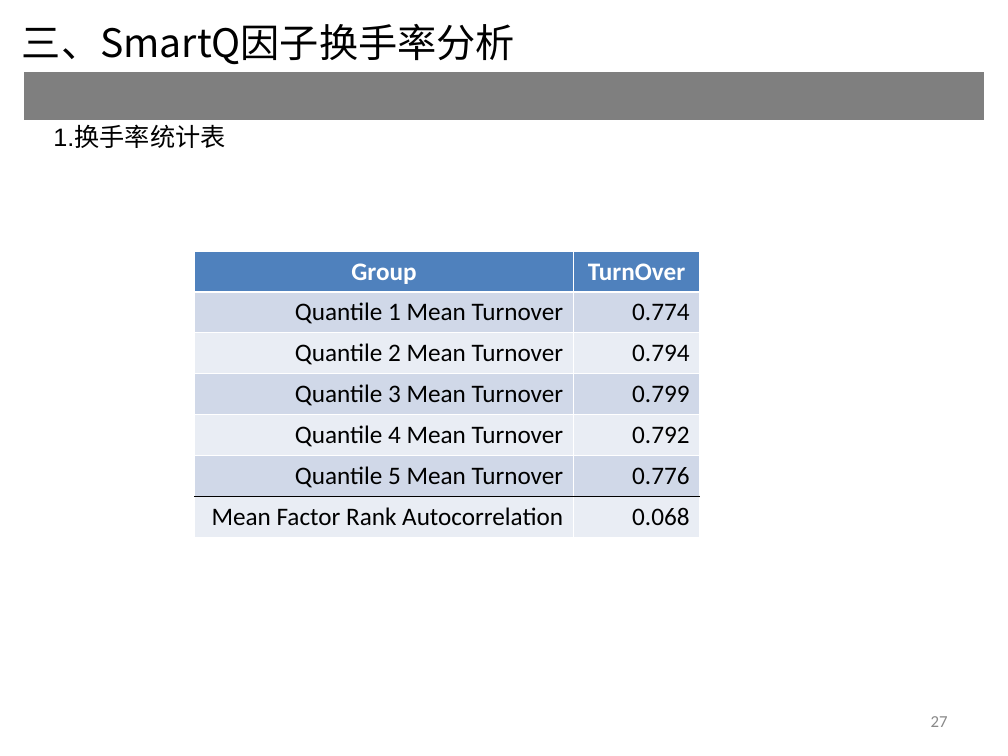
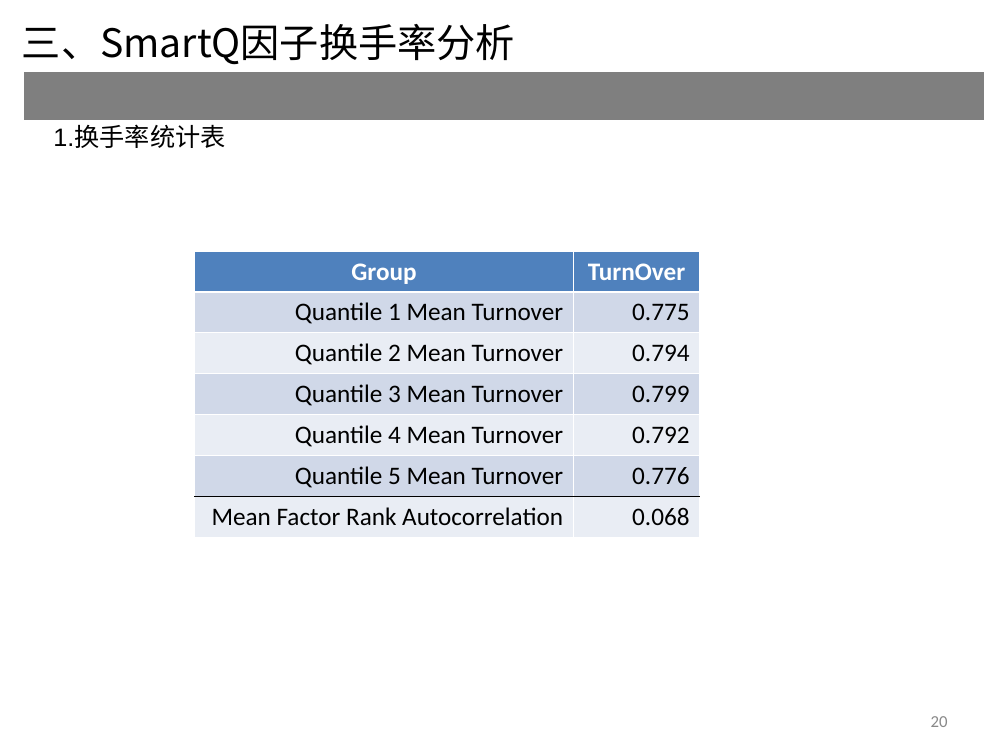
Before and after one commit to rafs/MultiFactor, a slide deck: slide 20 of doc/SmartQ因子.ppt (slide 27 before the commit). Drawn at 1008x756 pixels with LibreOffice and Linux fonts; fonts in the diff are those of the drawing. Boxes give left, top, right and bottom in pixels: in the first picture for what was removed or moved away, otherwise in the second. Text is boxed around its words. In the diff, an @@ line names an element or a change of style, - is before the commit and + after.

```diff
--- a/doc/SmartQ因子.ppt
+++ b/doc/SmartQ因子.ppt
@@ table at [195, 251, 700, 537] @@
-row 2, column 2: 0.774
+row 2, column 2: 0.775
@@ page number at [931, 716, 948, 727]: text changed @@
-27
+20
```
Also in this commit, not shown: 7 other slides changed, 7 slides added, 13 slides removed, 9 other files.
